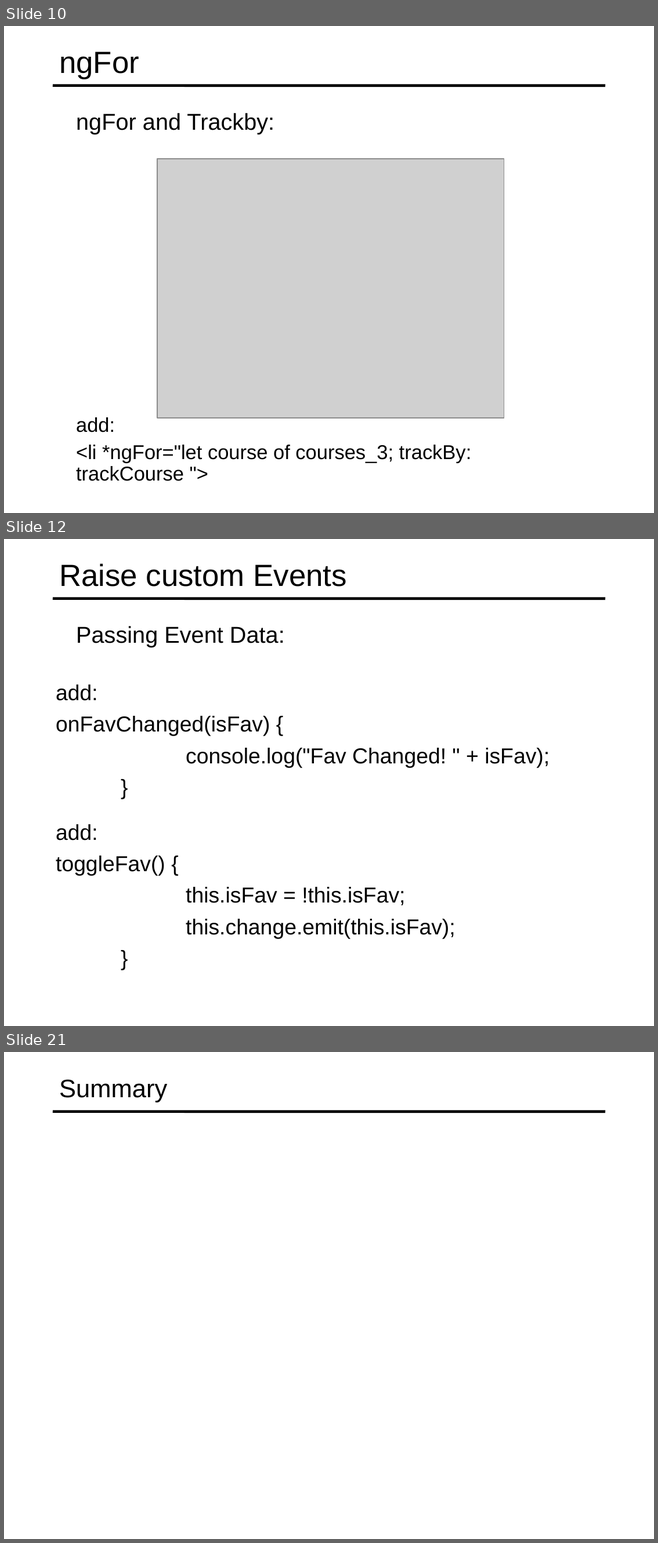
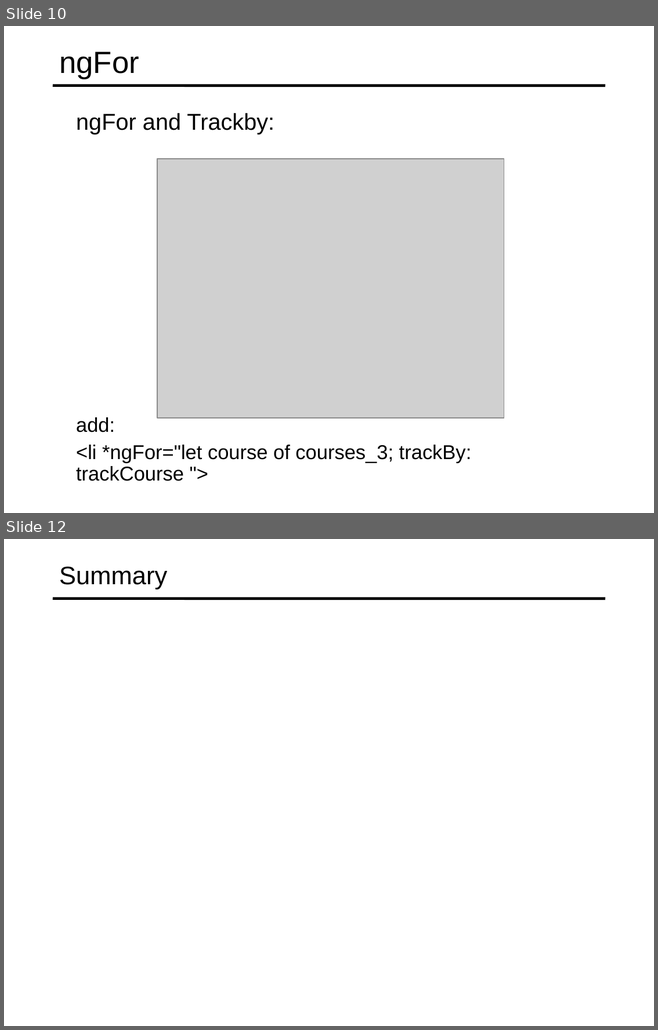
Before and after one commit to specter01wj/Jago_Link_Training, a slide deck: Angular/Angular7/Angular Advanced Course/Essentials/4.Directives/L4_Directives.ppt. Shown one above the other, each under a label of ours: slides 10, 12 and 21 before the commit, slides 10 and 12 after it; the slides between them are not shown. The pictures are 658x1543 and 658x1030 pixels, drawn with LibreOffice and Linux fonts; fonts in the diff are those of the drawing; grey boxes stand for pictures. Boxes give left, top, right and bottom in pixels: in the first picture for what was removed or moved away, otherwise in the second. Text is boxed around its words. In the diff, an @@ line names an element or a change of style, - is before the commit and + after.

```diff
--- a/Angular/Angular7/Angular Advanced Course/Essentials/4.Directives/L4_Directives.ppt
+++ b/Angular/Angular7/Angular Advanced Course/Essentials/4.Directives/L4_Directives.ppt
@@ slide 12 removed at bbox=[4, 539, 654, 1026], background #FFFFFF; not listed: 1 template element that a slide beside it also shows @@
@@ title removed at bbox=[59, 563, 347, 587] @@
-Raise custom Events
@@ text removed at bbox=[76, 626, 285, 647] @@
-  Passing Event Data:
@@ text removed at bbox=[56, 685, 549, 768] @@
-  add:
-  onFavChanged(isFav) {
-  console.log("Fav Changed! " + isFav);
-  }
@@ text removed at bbox=[56, 824, 455, 939] @@
-  add:
-  toggleFav() {
-  this.isFav = !this.isFav;
-  this.change.emit(this.isFav);
-  }
@@ what was slide 21 is now slide 12 @@
```
Also in this commit, not shown: 1 slide added, 9 other slides removed.
